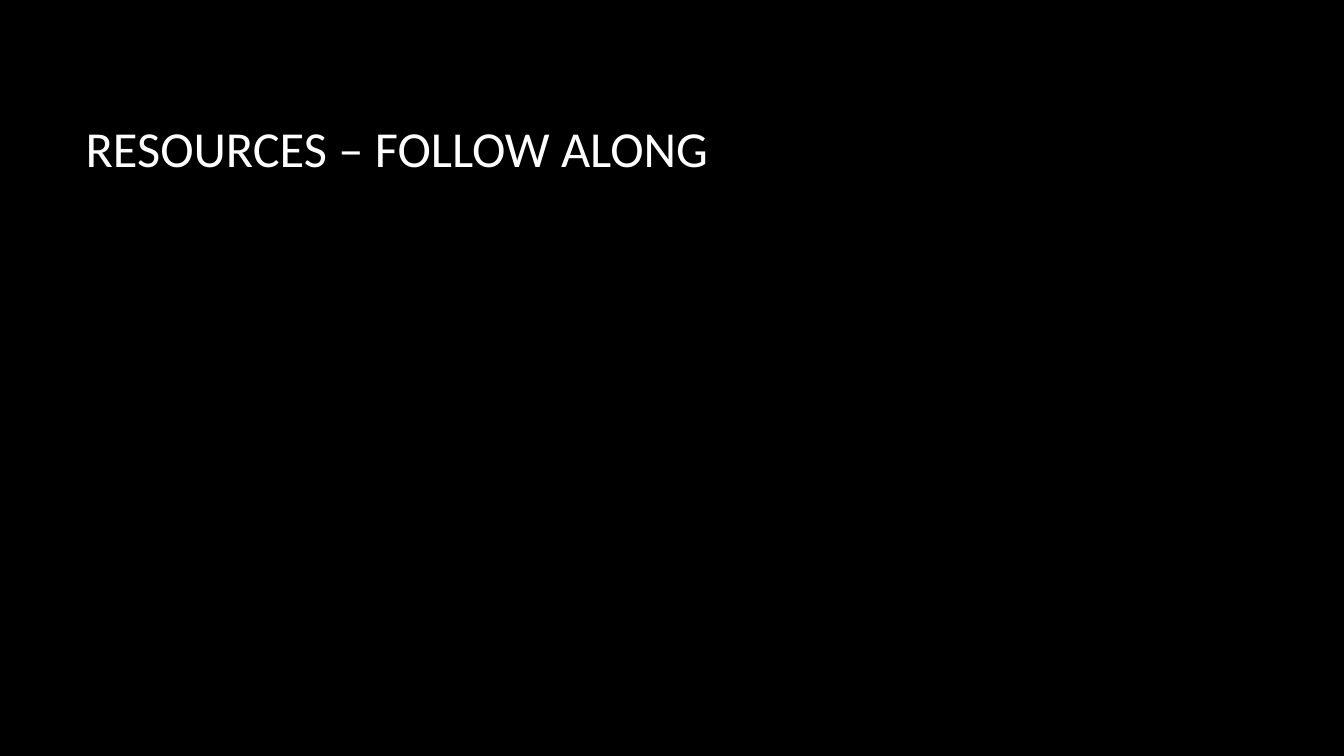
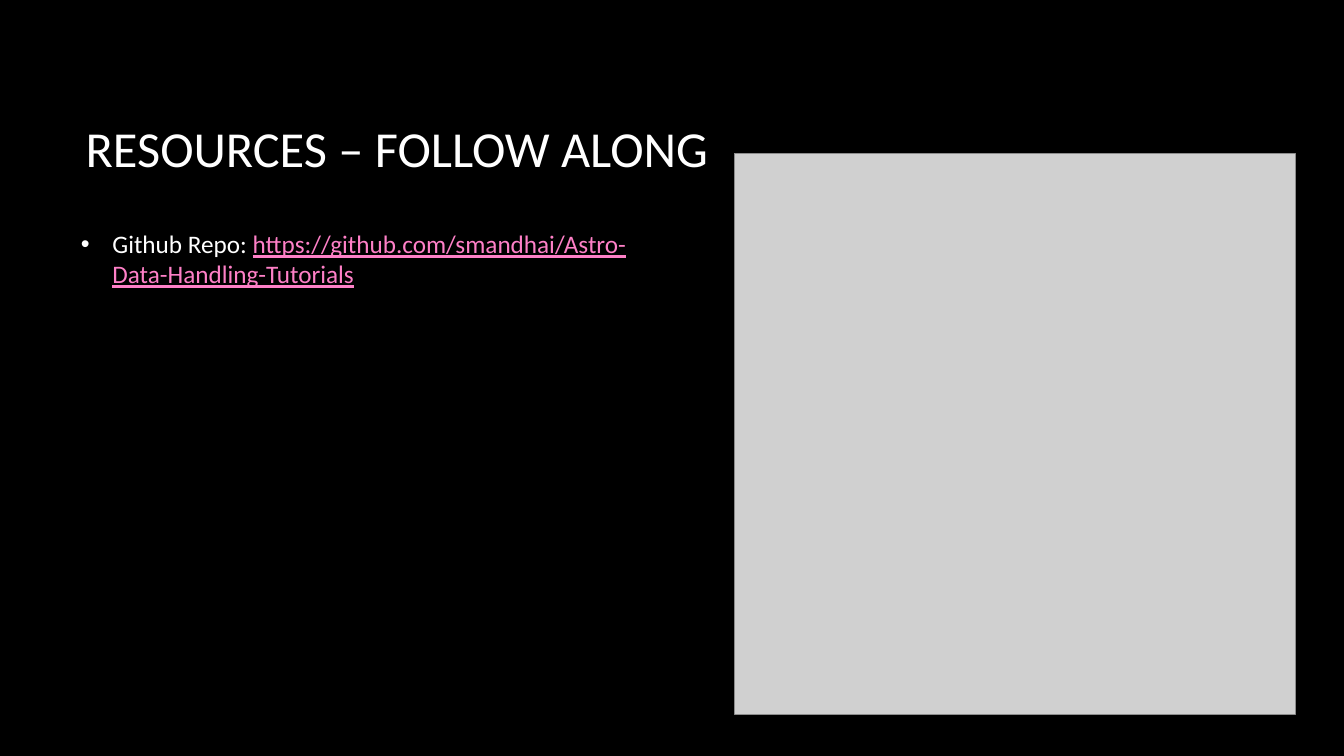
Before and after one commit to smandhai/Astro-Data-Handling-Tutorials, a slide deck: slide 3 of Intro to Astro-data .pptx. Drawn at 1344x756 pixels with LibreOffice and Linux fonts; fonts in the diff are those of the drawing; grey boxes stand for pictures; background and template pictures are left out. Boxes give left, top, right and bottom in pixels: in the first picture for what was removed or moved away, otherwise in the second. Text is boxed around its words. In the diff, an @@ line names an element or a change of style, - is before the commit and + after.

```diff
--- a/Intro to Astro-data .pptx
+++ b/Intro to Astro-data .pptx
@@ picture added at [734,153,1296,715] @@
@@ text added at [112,235,626,288], 18 pt, text #FE80C7, underline @@
+• Github Repo: https://github.com/smandhai/Astro-Data-Handling-Tutorials
```
Also in this commit, not shown: 4 slides added, 4 slides removed.
